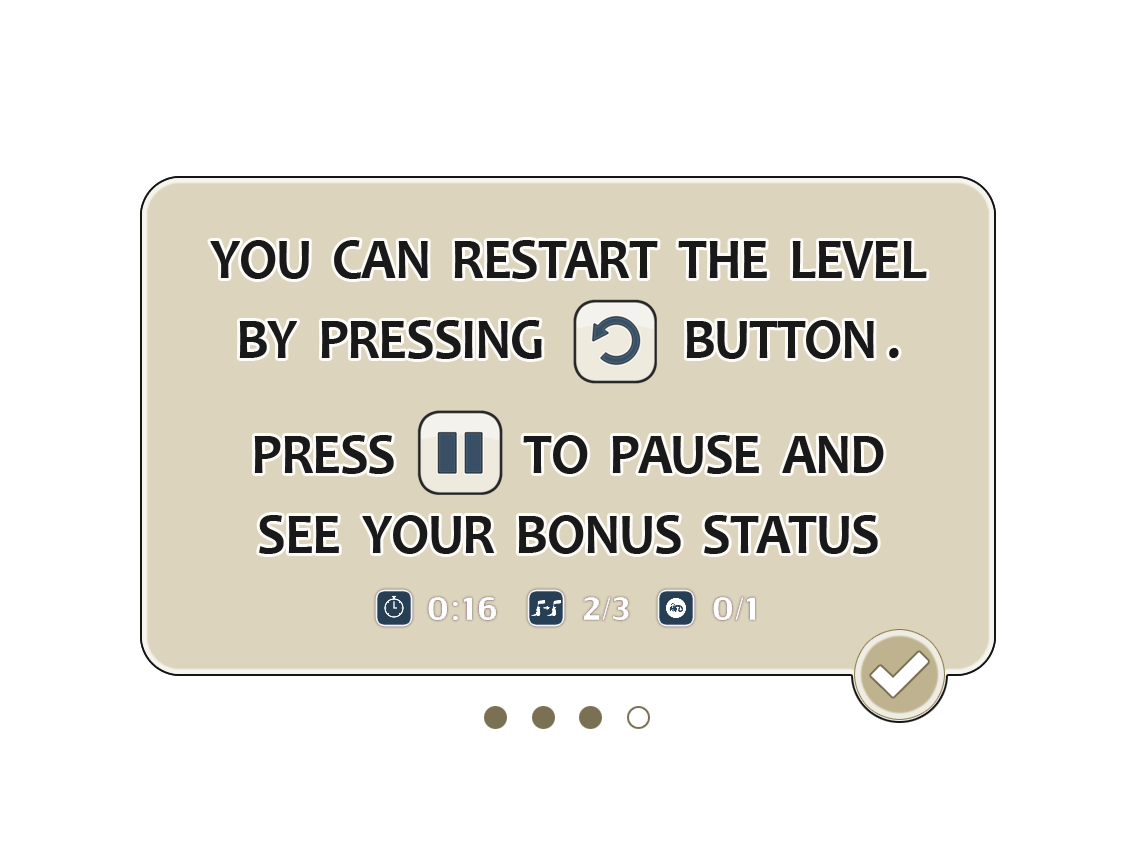
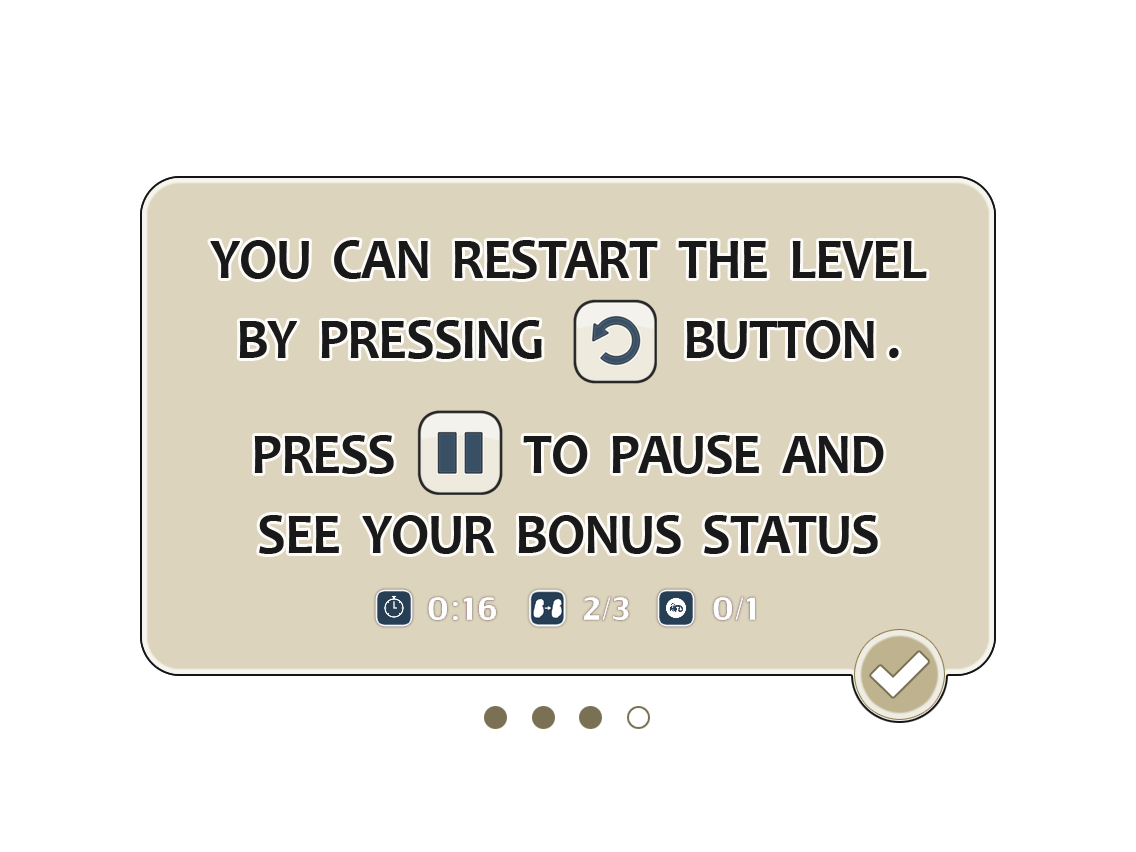
Layered file, before and after one edit (1136 x 852). Changes by layer:
painted on "status" over [527, 589, 566, 627]
